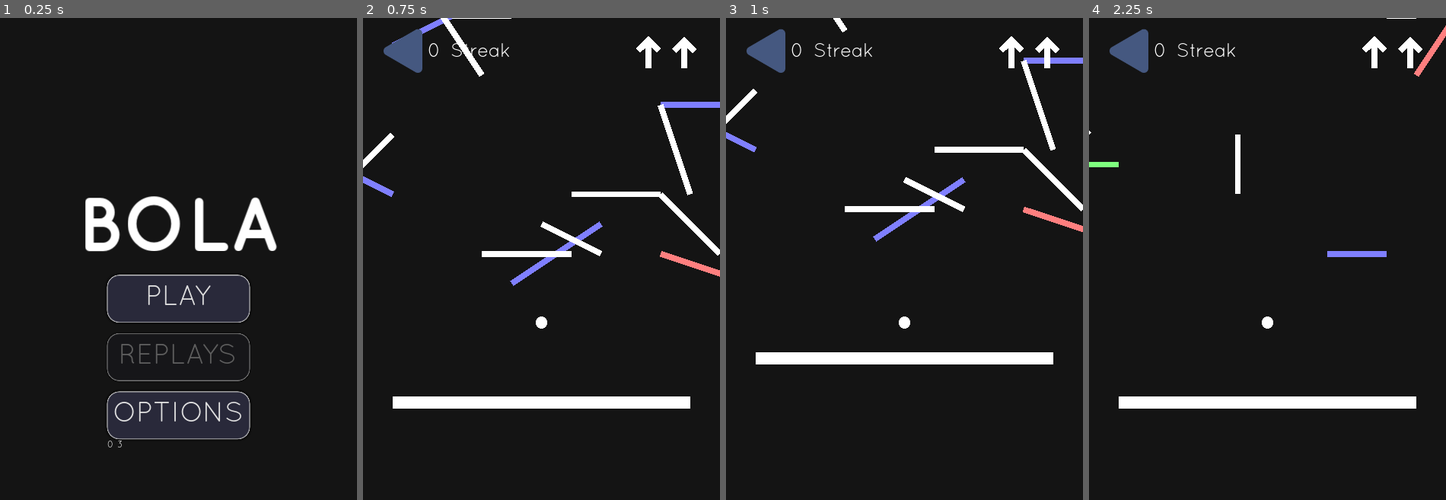
Above: before the commit, frames 1-4 (left to right).
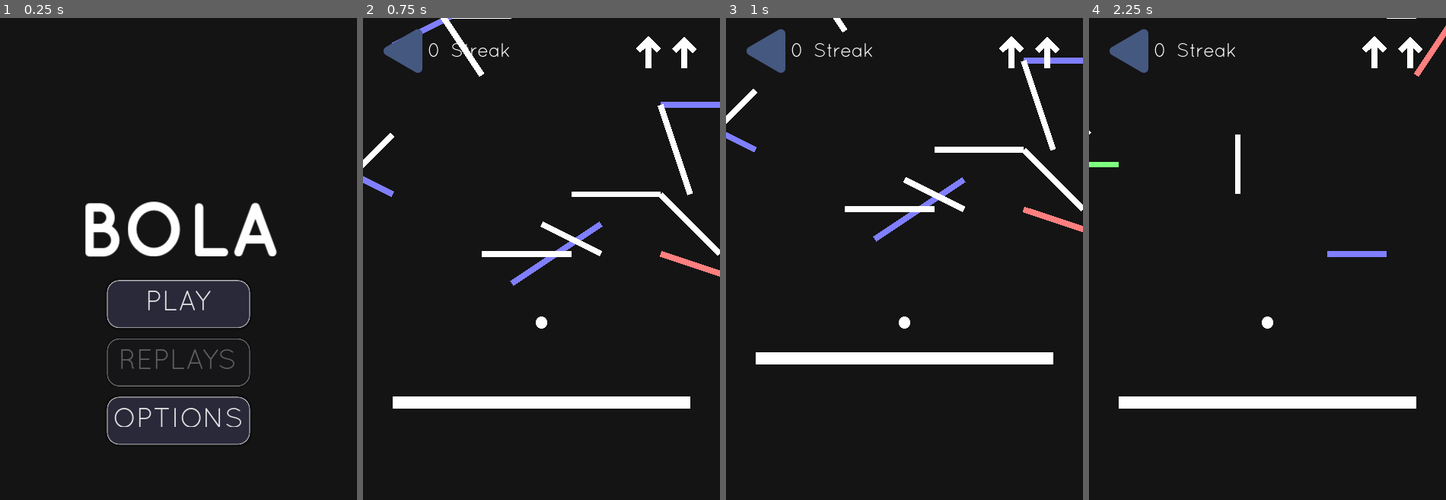
Above: after the commit, the same moments.

Repository: manglemix/Bola
Game: Godot game, scene res://levels/main_menu.tscn
The game is run twice, just before and just after one commit, with the same random seed, the same clock (stepped at 60 frames per second) and the same inputs.
Inputs (mouse positions are in pixels of both pictures, inside the frame that each line leads up to):
- Up to frame 1 (0.25 s): no input
- Up to frame 2 (0.75 s): click "PLAY" at 0.5 s
- Up to frame 3 (1 s): no input
- Up to frame 4 (2.25 s): click (1128, 51) at 1.25 s; click "PLAY" at 2 s

The runs differ from the first frame. In frame 1, 5.7% of the frame differs, in the area x 23-78%, y 36-90%; in frame 2, nothing differs; in frame 3, nothing differs; in frame 4, nothing differs.

Commit message:
probable fix

Diff:
--- a/autoloads/game_state.gd
+++ b/autoloads/game_state.gd
@@ -31,15 +31,14 @@
 
 func load_level():
 	# warning-ignore-all:return_value_discarded
-	match difficulty:
-		AMATEUR:
-			get_tree().change_scene("res://levels/amateur.tscn")
-		PROFESSIONAL:
-			get_tree().change_scene("res://levels/professional.tscn")
-		GRANDMASTER:
-			get_tree().change_scene("res://levels/grandmaster.tscn")
-		_:
-			get_tree().change_scene("res://levels/casual.tscn")
+	if is_equal_approx(difficulty, AMATEUR):
+		get_tree().change_scene("res://levels/amateur.tscn")
+	elif is_equal_approx(difficulty, PROFESSIONAL):
+		get_tree().change_scene("res://levels/professional.tscn")
+	elif is_equal_approx(difficulty, GRANDMASTER):
+		get_tree().change_scene("res://levels/grandmaster.tscn")
+	else:
+		get_tree().change_scene("res://levels/casual.tscn")
 	yield(get_tree(), "idle_frame")
 	Replays.reset()
 
--- a/levels/main_menu.tscn
+++ b/levels/main_menu.tscn
@@ -107,14 +107,6 @@
 	get_tree().change_scene(\"res://levels/settings_ui.tscn\")
 "
 
-[sub_resource type="GDScript" id=14]
-script/source = "extends Label
-
-
-func _ready():
-	text = str(GameState.difficulty) + \" \" + str(GameState.GRANDMASTER)
-"
-
 [node name="Node2D" type="Node2D"]
 script = SubResource( 3 )
 
@@ -126,24 +118,24 @@
 alignment = 1
 
 [node name="Label" type="Label" parent="CanvasLayer/VBoxContainer"]
-margin_top = 296.0
+margin_top = 306.0
 margin_right = 600.0
-margin_bottom = 414.0
+margin_bottom = 424.0
 theme = SubResource( 5 )
 text = "BOLA"
 align = 1
 
 [node name="Control" type="Control" parent="CanvasLayer/VBoxContainer"]
-margin_top = 418.0
+margin_top = 428.0
 margin_right = 600.0
-margin_bottom = 428.0
+margin_bottom = 438.0
 rect_min_size = Vector2( 0, 10 )
 
 [node name="VBoxContainer" type="VBoxContainer" parent="CanvasLayer/VBoxContainer"]
 margin_left = 180.0
-margin_top = 432.0
+margin_top = 442.0
 margin_right = 420.0
-margin_bottom = 728.0
+margin_bottom = 718.0
 rect_min_size = Vector2( 240, 0 )
 size_flags_horizontal = 4
 
@@ -203,12 +195,6 @@
 text = "OPTIONS"
 script = SubResource( 13 )
 
-[node name="Label" type="Label" parent="CanvasLayer/VBoxContainer/VBoxContainer"]
-margin_top = 280.0
-margin_right = 240.0
-margin_bottom = 296.0
-script = SubResource( 14 )
-
 [connection signal="pressed" from="CanvasLayer/VBoxContainer/VBoxContainer/Play" to="CanvasLayer/VBoxContainer/VBoxContainer/Play" method="_on_Play_pressed"]
 [connection signal="pressed" from="CanvasLayer/VBoxContainer/VBoxContainer/Replays" to="CanvasLayer/VBoxContainer/VBoxContainer/Replays" method="_on_Play_pressed"]
 [connection signal="pressed" from="CanvasLayer/VBoxContainer/VBoxContainer/Options" to="CanvasLayer/VBoxContainer/VBoxContainer/Options" method="_on_Play_pressed"]
Not shown: 1 places in levels/main_menu.tscn that only renumber resources
